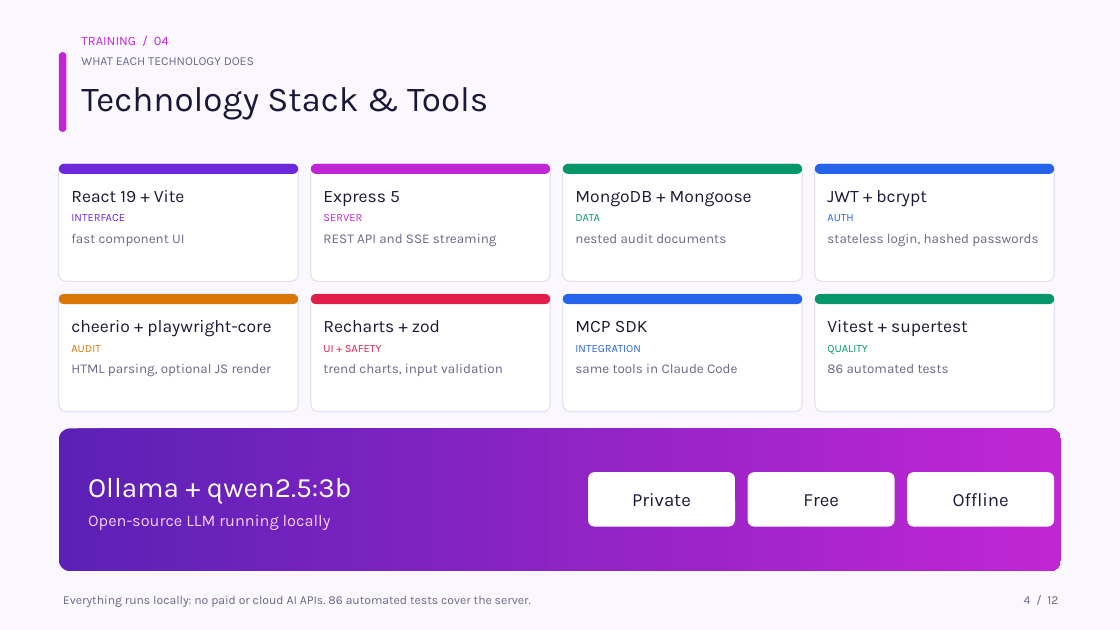
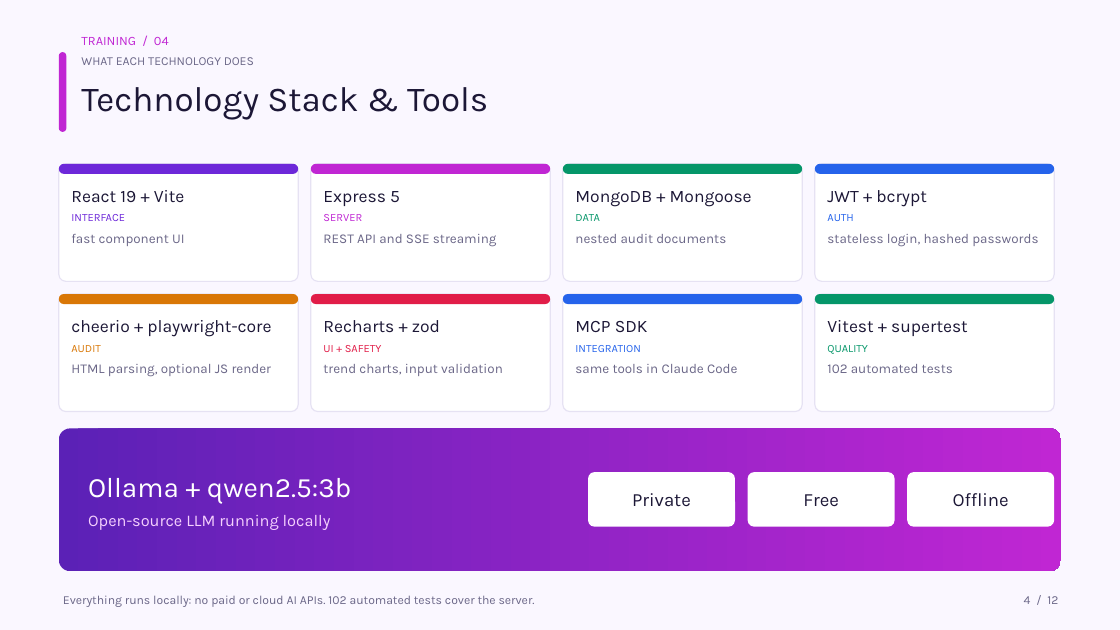
Before and after one commit to NiksheyYadav/AuditPilot, a slide deck: slide 4 of AuditPilot_IT2_Presentation.pptx. Drawn at 1120x630 pixels with LibreOffice and Linux fonts; fonts in the diff are those of the drawing. Boxes give left, top, right and bottom in pixels: in the first picture for what was removed or moved away, otherwise in the second. Text is boxed around its words. In the diff, an @@ line names an element or a change of style, - is before the commit and + after.

```diff
--- a/AuditPilot_IT2_Presentation.pptx
+++ b/AuditPilot_IT2_Presentation.pptx
@@ text at <box>827,364,953,373</box>: text changed @@
-86 automated tests
+102 automated tests
@@ text at <box>63,595,535,607</box>: text changed @@
-Everything runs locally: no paid or cloud AI APIs. 86 automated tests cover the server.
+Everything runs locally: no paid or cloud AI APIs. 102 automated tests cover the server.
```
Also in this commit, not shown: 4 other slides changed, 8 other files.
